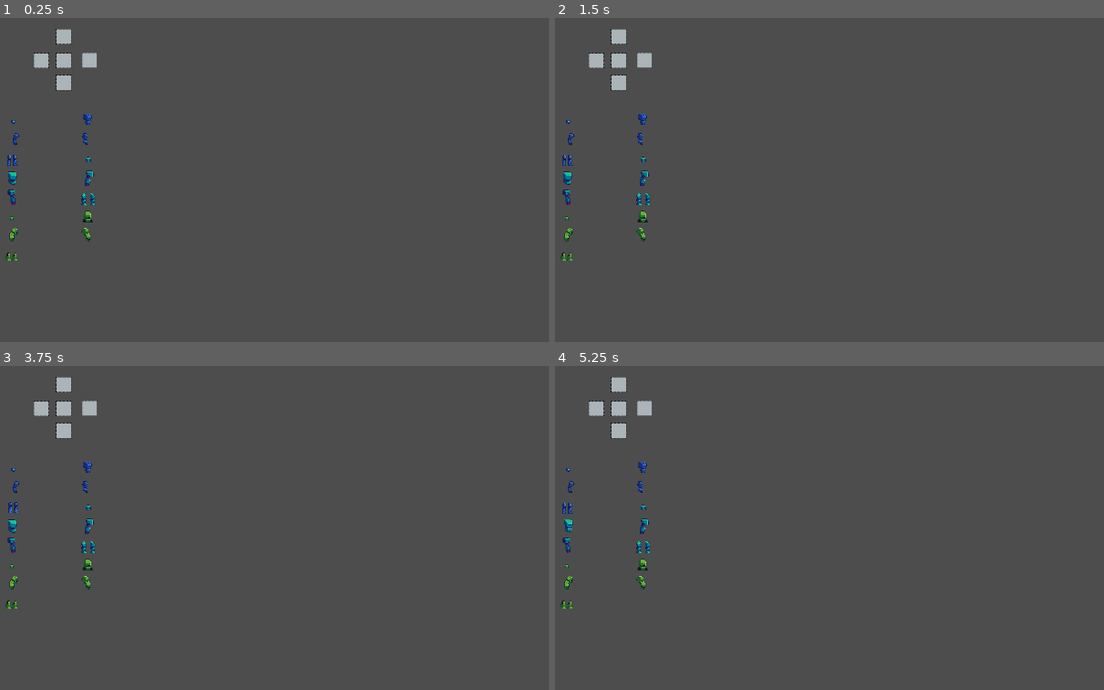
Above: before the commit, frames 1-4 (two rows, left to right).
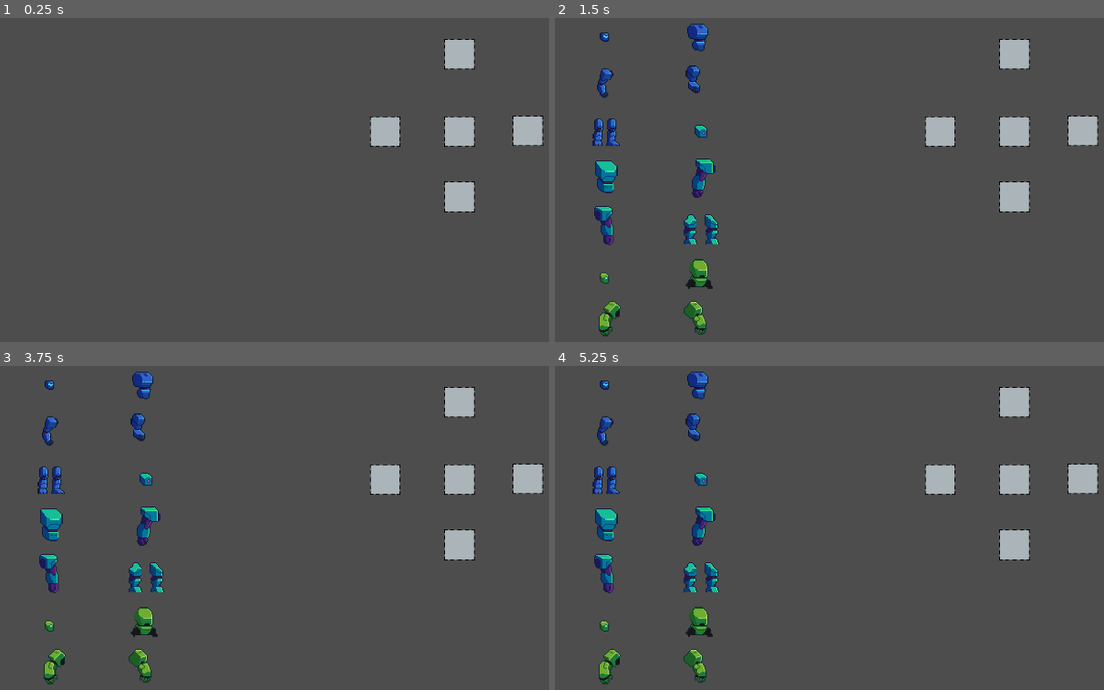
Above: after the commit, the same moments.

Repository: Ethyx07/Mix-N-Mech
Game: Godot game, scene res://Scenes/world.tscn
The game is run twice, just before and just after one commit, with the same random seed, the same clock (stepped at 60 frames per second) and the same inputs.
Inputs (mouse positions are in pixels of both pictures, inside the frame that each line leads up to):
- Up to frame 1 (0.25 s): no input
- Up to frame 2 (1.5 s): tap Enter at 0.5 s; move the mouse to (565, 121) at 0.52 s; press the mouse at (565, 121) at 0.53 s; tap Space at 1.25 s; move the mouse to (642, 121) at 1.27 s; release the mouse at (642, 121) at 1.28 s; click (642, 121) at 1.35 s
- Up to frame 3 (3.75 s): tap Enter at 2, 3.5 s; move the mouse to (10, 489) at 2.02 s; press the mouse at (10, 489) at 2.03 s; tap Space at 2.75 s; move the mouse to (87, 489) at 2.77 s; release the mouse at (87, 489) at 2.78 s; click (87, 489) at 2.85 s; move the mouse to (10, 508) at 3.52 s; press the mouse at (10, 508) at 3.53 s
- Up to frame 4 (5.25 s): tap Space at 4.25 s; move the mouse to (642, 508) at 4.27 s; release the mouse at (642, 508) at 4.28 s; click (642, 508) at 4.35 s; move the mouse to (565, 528) at 5.02 s; press the mouse at (565, 528) at 5.03 s

The runs differ from the first frame. In frame 1, 3.7% of the frame differs, in the area x 0-100%, y 3-75%; in frame 2, 6.9%, in the area x 0-100%, y 1-99%; in frame 3, 6.9%; in frame 4, 6.8%.

Commit message:
Added UI Populating
Added ui that populates the scene with the different mech parts

Diff:
--- a/Scenes/GUI/draggableItem.tscn
+++ b/Scenes/GUI/draggableItem.tscn
@@ -2,10 +2,10 @@
 
 [ext_resource type="Script" uid="uid://bs06oeokcabgw" path="res://Scripts/GUI/DraggableItem.gd" id="1_qelhi"]
 [ext_resource type="Resource" uid="uid://cgu4ul28xaypw" path="res://Scripts/MechResources/Cyan/CyanBody.tres" id="2_1gs7n"]
-[ext_resource type="Texture2D" uid="uid://c1diexmqbotjb" path="res://Assets/Mechs/Blue1/B1_Head.png" id="3_1gs7n"]
+[ext_resource type="Texture2D" uid="uid://bwskq328essek" path="res://Assets/Mechs/Blue1/B1_RArm.png" id="3_1gs7n"]
 
 [sub_resource type="RectangleShape2D" id="RectangleShape2D_q6i3o"]
-size = Vector2(32, 46)
+size = Vector2(24, 42)
 
 [node name="draggableMech" type="Node2D"]
 z_index = 3
@@ -16,14 +16,14 @@
 mechData = ExtResource("2_1gs7n")
 
 [node name="Sprite2D" type="Sprite2D" parent="."]
-position = Vector2(0, 20)
+position = Vector2(-12, 5)
 texture = ExtResource("3_1gs7n")
 
 [node name="Area2D" type="Area2D" parent="."]
 position = Vector2(-127, -22)
 
 [node name="CollisionShape2D" type="CollisionShape2D" parent="Area2D"]
-position = Vector2(130, 21)
+position = Vector2(126, 19)
 shape = SubResource("RectangleShape2D_q6i3o")
 
 [node name="attachmentPoint" type="Node2D" parent="."]
--- a/Scenes/GUI/mechBuilderUI.tscn
+++ b/Scenes/GUI/mechBuilderUI.tscn
@@ -1,25 +1,35 @@
-[gd_scene load_steps=18 format=3 uid="uid://g51fb37g0dh"]
+[gd_scene load_steps=3 format=3 uid="uid://g51fb37g0dh"]
 
 [ext_resource type="Script" uid="uid://cv0m11huijmnn" path="res://Scripts/GUI/MechBuilderUI.gd" id="1_04131"]
-[ext_resource type="Resource" uid="uid://c6c5d5pce604g" path="res://Scripts/MechResources/Blue/BlueHead.tres" id="2_dlx3f"]
-[ext_resource type="Script" uid="uid://8265yehwy73e" path="res://Scripts/MechResources/MechData.gd" id="2_nn8s0"]
-[ext_resource type="Resource" uid="uid://o68ro26wpay2" path="res://Scripts/MechResources/Cyan/CyanLegs.tres" id="3_deu28"]
-[ext_resource type="Resource" uid="uid://b1ic2l5a22x4k" path="res://Scripts/MechResources/Blue/BlueBody.tres" id="4_33axo"]
-[ext_resource type="Resource" uid="uid://diuqarreduqe1" path="res://Scripts/MechResources/Blue/BlueLArm.tres" id="4_pt8dx"]
-[ext_resource type="Resource" uid="uid://dn2wxogm4wa88" path="res://Scripts/MechResources/Cyan/CyanRArm.tres" id="5_b7hu4"]
-[ext_resource type="Resource" uid="uid://caclunnubuhqu" path="res://Scripts/MechResources/Blue/BlueRArm.tres" id="6_vw2yy"]
-[ext_resource type="Resource" uid="uid://0ebji4atl3dg" path="res://Scripts/MechResources/Blue/BlueLegs.tres" id="7_g0e36"]
-[ext_resource type="Resource" uid="uid://bggnwn17mjf5p" path="res://Scripts/MechResources/Cyan/CyanHead.tres" id="8_ouuv0"]
-[ext_resource type="Resource" uid="uid://cgu4ul28xaypw" path="res://Scripts/MechResources/Cyan/CyanBody.tres" id="9_eb3vj"]
-[ext_resource type="Resource" uid="uid://kb687dckjsp0" path="res://Scripts/MechResources/Cyan/CyanLArm.tres" id="10_b64ea"]
-[ext_resource type="Resource" uid="uid://d3ff4e2h40ibi" path="res://Scripts/MechResources/Green/GreenHead.tres" id="13_275va"]
-[ext_resource type="Resource" uid="uid://b6foxo7ho83y8" path="res://Scripts/MechResources/Green/GreenBody.tres" id="14_eyl70"]
-[ext_resource type="Resource" uid="uid://ckajvsyi4vcy2" path="res://Scripts/MechResources/Green/GreenLArm.tres" id="15_wl70j"]
-[ext_resource type="Resource" uid="uid://cjumpljquht2" path="res://Scripts/MechResources/Green/GreenRArm.tres" id="16_s1tvk"]
-[ext_resource type="Resource" uid="uid://lpwt2e41154" path="res://Scripts/MechResources/Green/GreenLegs.tres" id="17_knlx5"]
+[ext_resource type="PackedScene" uid="uid://qtjl6a67p3gs" path="res://Scenes/GUI/mechSelector.tscn" id="2_s8x58"]
 
 [node name="MechSelectorUI" type="Node2D"]
+scale = Vector2(2, 2)
 script = ExtResource("1_04131")
-partResources = Array[ExtResource("2_nn8s0")]([ExtResource("2_dlx3f"), ExtResource("4_33axo"), ExtResource("4_pt8dx"), ExtResource("6_vw2yy"), ExtResource("7_g0e36"), ExtResource("8_ouuv0"), ExtResource("9_eb3vj"), ExtResource("10_b64ea"), ExtResource("5_b7hu4"), ExtResource("3_deu28"), ExtResource("13_275va"), ExtResource("14_eyl70"), ExtResource("15_wl70j"), ExtResource("16_s1tvk"), ExtResource("17_knlx5")])
 
 [node name="ScrollContainer" type="Node2D" parent="."]
+scale = Vector2(1.25, 1.25)
+
+[node name="Container" type="Node2D" parent="ScrollContainer"]
+
+[node name="SelectorContainer" type="Node2D" parent="."]
+position = Vector2(252.5, 0)
+
+[node name="SelectorBody" parent="SelectorContainer" instance=ExtResource("2_s8x58")]
+position = Vector2(538, 187)
+MechType = 3
+
+[node name="SelectorLegs" parent="SelectorContainer" instance=ExtResource("2_s8x58")]
+position = Vector2(538, 273)
+MechType = 4
+
+[node name="SelectorRArm" parent="SelectorContainer" instance=ExtResource("2_s8x58")]
+position = Vector2(628, 186)
+MechType = 2
+
+[node name="SelectorLArm" parent="SelectorContainer" instance=ExtResource("2_s8x58")]
+position = Vector2(440, 187)
+MechType = 1
+
+[node name="SelectorHead" parent="SelectorContainer" instance=ExtResource("2_s8x58")]
+position = Vector2(538, 85)
--- a/Scenes/world.tscn
+++ b/Scenes/world.tscn
@@ -1,35 +1,43 @@
-[gd_scene load_steps=5 format=3 uid="uid://bp20dqwftj0f6"]
+[gd_scene load_steps=18 format=3 uid="uid://bp20dqwftj0f6"]
 
-[ext_resource type="Script" uid="uid://ds6vfrksbwq4c" path="res://Scripts/LevelLoader.gd" id="1_a02cp"]
-[ext_resource type="PackedScene" uid="uid://bo6um3ujbe5qu" path="res://Scenes/Level1.tscn" id="2_go701"]
-[ext_resource type="PackedScene" uid="uid://qtjl6a67p3gs" path="res://Scenes/GUI/mechSelector.tscn" id="4_8j60k"]
-[ext_resource type="PackedScene" uid="uid://g51fb37g0dh" path="res://Scenes/GUI/mechBuilderUI.tscn" id="4_fo5ed"]
+[ext_resource type="Script" uid="uid://eodcitdk1nul" path="res://Scripts/GlobalScripts/PlayerData.gd" id="1_5a7ea"]
+[ext_resource type="Script" uid="uid://8265yehwy73e" path="res://Scripts/MechResources/MechData.gd" id="2_k7acu"]
+[ext_resource type="Resource" uid="uid://cjumpljquht2" path="res://Scripts/MechResources/Green/GreenRArm.tres" id="4_0fj1v"]
+[ext_resource type="Resource" uid="uid://bggnwn17mjf5p" path="res://Scripts/MechResources/Cyan/CyanHead.tres" id="4_fo5ed"]
+[ext_resource type="Resource" uid="uid://b1ic2l5a22x4k" path="res://Scripts/MechResources/Blue/BlueBody.tres" id="4_k7acu"]
+[ext_resource type="Resource" uid="uid://kb687dckjsp0" path="res://Scripts/MechResources/Cyan/CyanLArm.tres" id="5_5ukr8"]
+[ext_resource type="Resource" uid="uid://diuqarreduqe1" path="res://Scripts/MechResources/Blue/BlueLArm.tres" id="5_5v1tr"]
+[ext_resource type="Resource" uid="uid://c6c5d5pce604g" path="res://Scripts/MechResources/Blue/BlueHead.tres" id="5_fo5ed"]
+[ext_resource type="Resource" uid="uid://caclunnubuhqu" path="res://Scripts/MechResources/Blue/BlueRArm.tres" id="6_0fj1v"]
+[ext_resource type="Resource" uid="uid://b6foxo7ho83y8" path="res://Scripts/MechResources/Green/GreenBody.tres" id="6_ikia7"]
+[ext_resource type="Resource" uid="uid://dn2wxogm4wa88" path="res://Scripts/MechResources/Cyan/CyanRArm.tres" id="6_o06y3"]
+[ext_resource type="Resource" uid="uid://0ebji4atl3dg" path="res://Scripts/MechResources/Blue/BlueLegs.tres" id="7_c5t2i"]
+[ext_resource type="Resource" uid="uid://o68ro26wpay2" path="res://Scripts/MechResources/Cyan/CyanLegs.tres" id="7_k7acu"]
+[ext_resource type="Resource" uid="uid://cgu4ul28xaypw" path="res://Scripts/MechResources/Cyan/CyanBody.tres" id="9_e0ngr"]
+[ext_resource type="Resource" uid="uid://d3ff4e2h40ibi" path="res://Scripts/MechResources/Green/GreenHead.tres" id="13_0pcbe"]
+[ext_resource type="PackedScene" uid="uid://g51fb37g0dh" path="res://Scenes/GUI/mechBuilderUI.tscn" id="13_kn0ld"]
+[ext_resource type="Resource" uid="uid://ckajvsyi4vcy2" path="res://Scripts/MechResources/Green/GreenLArm.tres" id="15_axeuq"]
 
 [node name="World" type="Node2D"]
-script = ExtResource("1_a02cp")
-levelScene = ExtResource("2_go701")
+script = ExtResource("1_5a7ea")
+mechDictionary = Dictionary[ExtResource("2_k7acu"), bool]({
+ExtResource("5_fo5ed"): true,
+ExtResource("4_k7acu"): true,
+ExtResource("5_5v1tr"): true,
+ExtResource("6_0fj1v"): true,
+ExtResource("7_c5t2i"): true,
+ExtResource("4_fo5ed"): true,
+ExtResource("9_e0ngr"): true,
+ExtResource("5_5ukr8"): true,
+ExtResource("6_o06y3"): true,
+ExtResource("7_k7acu"): true,
+ExtResource("13_0pcbe"): true,
+ExtResource("6_ikia7"): true,
+ExtResource("15_axeuq"): true,
+ExtResource("4_0fj1v"): true
+})
 
 [node name="FirstAreaSpawn" type="Node2D" parent="."]
 position = Vector2(0, 259)
 
-[node name="MechSelector" parent="." instance=ExtResource("4_8j60k")]
-position = Vector2(538, 187)
-MechType = 3
-
-[node name="MechSelector2" parent="." instance=ExtResource("4_8j60k")]
-position = Vector2(538, 245)
-MechType = 4
-
-[node name="MechSelector3" parent="." instance=ExtResource("4_8j60k")]
-position = Vector2(606, 186)
-MechType = 2
-
-[node name="MechSelector4" parent="." instance=ExtResource("4_8j60k")]
-position = Vector2(479, 187)
-MechType = 1
-
-[node name="MechSelector5" parent="." instance=ExtResource("4_8j60k")]
-position = Vector2(538, 124)
-
-[node name="MechSelectorUI" parent="." instance=ExtResource("4_fo5ed")]
-position = Vector2(201, 329)
+[node name="MechSelectorUI" parent="." instance=ExtResource("13_kn0ld")]
--- a/Scripts/GUI/DraggableItem.gd
+++ b/Scripts/GUI/DraggableItem.gd
@@ -11,9 +11,6 @@
 
 func _ready() -> void:
 	defaultPosition = global_position #Stores default position of the object
-	get_node("Sprite2D").texture = mechData.mechSprite
-	get_node("Sprite2D").position = mechData.spriteOffset #Sets mech sprite and its position so it is centered
-	get_node("attachmentPoint").position = mechData.attachmentPoint #Sets the attachment point nodes position for attaching sprites
 
 func _physics_process(_delta: float) -> void:
 	if bDraggable and bUnlocked: #Must be unlocked and currently draggable
@@ -46,6 +43,10 @@
 	overlappingActors[0].get_parent().attach_piece(self)
 	mechSelector = overlappingActors[0].get_parent()
 
+func update_data() -> void:
+	get_node("Sprite2D").texture = mechData.mechSprite
+	get_node("Sprite2D").position = mechData.spriteOffset #Sets mech sprite and its position so it is centered
+	get_node("attachmentPoint").position = mechData.attachmentPoint #Sets the attachment point nodes position for attaching sprites
 
 
 func reset_position() -> void:
--- a/Scripts/GUI/MechBuilderUI.gd
+++ b/Scripts/GUI/MechBuilderUI.gd
@@ -1,16 +1,18 @@
 extends Node2D
 
 const draggablePart := preload("res://Scenes/GUI/draggableItem.tscn")
-@export var partResources : Array[MechData]
+
 
 func _ready() -> void:
-    var numParts = 0
-    for mechPart in partResources: #Loads each draggable item instance into the ui, based on how many are unlocked
-        var item = draggablePart.instantiate()
-        item.mechData = mechPart
-        if numParts % 2 != 0:
-            item.position = Vector2(400, 20 + (50 * floor(numParts/2)))
-        else:
-            item.position = Vector2(200, 20 + (50 * floor(numParts/2)))
-        numParts += 1
-        get_node("ScrollContainer").add_child(item)
+	await get_tree().create_timer(1).timeout
+	var numParts = 0
+	for mechPart in PlayerData.unlockedMechs: #Loads each draggable item instance into the ui, based on how many are unlocked
+		var item = draggablePart.instantiate()
+		item.mechData = mechPart
+		item.update_data()
+		if numParts % 2 != 0:
+			item.position = Vector2(300, 50 + (50 * floor(numParts/2)))
+		else:
+			item.position = Vector2(200, 50 + (50 * floor(numParts/2)))
+		numParts += 1
+		get_node("ScrollContainer/Container").add_child(item)
--- a/Scripts/GlobalScripts/PlayerData.gd
+++ b/Scripts/GlobalScripts/PlayerData.gd
@@ -2,7 +2,13 @@
 
 
 var bIsDragging = false
+@export var mechDictionary : Dictionary[MechData, bool]
+var unlockedMechs : Array[MechData]
 
+func _ready() -> void:
+	for mechPart in mechDictionary:
+		if mechDictionary[mechPart]:
+			unlockedMechs.append(mechPart)
 
 func _physics_process(_delta: float) -> void:
 	if Input.is_action_pressed("LeftClick"): #Must already be hovering on actor to left click and drag
--- a/Scripts/LevelLoader.gd
+++ b/Scripts/LevelLoader.gd
@@ -1,6 +1,7 @@
 extends Node2D
 
 @export var levelScene: PackedScene
+
 
 func _ready() -> void:
 	pass
--- a/Scripts/MechResources/Blue/BlueBody.tres
+++ b/Scripts/MechResources/Blue/BlueBody.tres
@@ -8,4 +8,5 @@
 mechSprite = ExtResource("1_1j3mk")
 mechType = 3
 mechName = "Blue Body"
+spriteOffset = Vector2(-1, 8)
 metadata/_custom_type_script = "uid://8265yehwy73e"
--- a/Scripts/MechResources/Blue/BlueHead.tres
+++ b/Scripts/MechResources/Blue/BlueHead.tres
@@ -7,5 +7,5 @@
 script = ExtResource("2_xdiev")
 mechSprite = ExtResource("1_s2li8")
 mechName = "Blue Head"
-spriteOffset = Vector2(0, 20)
+spriteOffset = Vector2(-3, 21)
 metadata/_custom_type_script = "uid://8265yehwy73e"
--- a/Scripts/MechResources/Blue/BlueLArm.tres
+++ b/Scripts/MechResources/Blue/BlueLArm.tres
@@ -8,5 +8,5 @@
 mechSprite = ExtResource("1_g1i3h")
 mechType = 1
 mechName = "Blue Left Arm"
-spriteOffset = Vector2(23, 0)
+spriteOffset = Vector2(13, 3)
 metadata/_custom_type_script = "uid://8265yehwy73e"
--- a/project.godot
+++ b/project.godot
@@ -18,13 +18,12 @@
 [autoload]
 
 GlobalEnums="*res://Scripts/GlobalScripts/GlobalEnums.gd"
-PlayerData="*res://Scripts/GlobalScripts/PlayerData.gd"
+PlayerData="*res://Scenes/world.tscn"
 
 [display]
 
 window/size/viewport_width=1920
 window/size/viewport_height=1080
-window/size/mode=3
 
 [global_group]
 
Not shown, added: images/.gdignore
Binary file added: images/gif.gif
Binary file added: images/screen1.png
